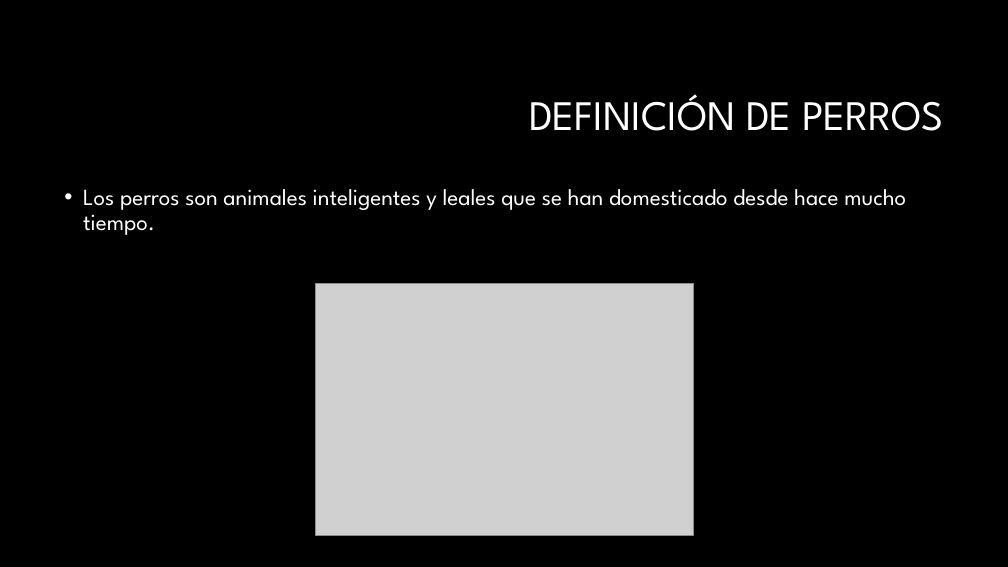
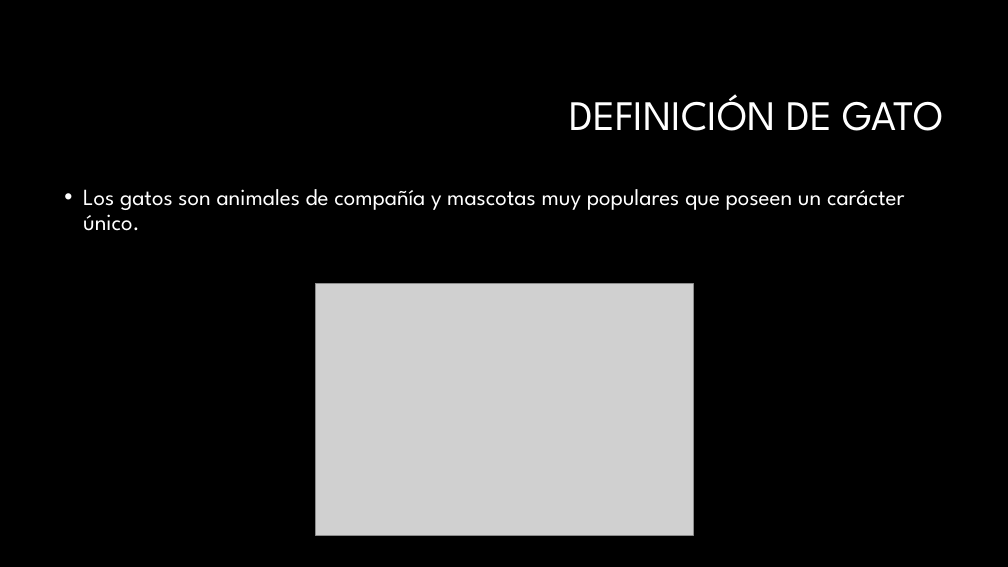
Before and after one commit to JorgeSotoAudelo/AI_PresentationGenerator, a slide deck: slide 2 of app/temp/output.pptx. Drawn at 1008x567 pixels with LibreOffice and Linux fonts; fonts in the diff are those of the drawing; grey boxes stand for pictures; background and template pictures are left out. Boxes give left, top, right and bottom in pixels: in the first picture for what was removed or moved away, otherwise in the second. Text is boxed around its words. In the diff, an @@ line names an element or a change of style, - is before the commit and + after.

```diff
--- a/app/temp/output.pptx
+++ b/app/temp/output.pptx
@@ title at box(569, 94, 943, 131): text changed @@
-DEFINICIÓN DE PERROS
+DEFINICIÓN DE GATO
@@ text at box(83, 189, 904, 231): text changed @@
-• Los perros son animales inteligentes y leales que se han domesticado desde hace mucho tiempo.
+• Los gatos son animales de compañía y mascotas muy populares que poseen un carácter único.
```
Also in this commit, not shown: 3 other slides changed, 2 slides added, 2 slides removed.
